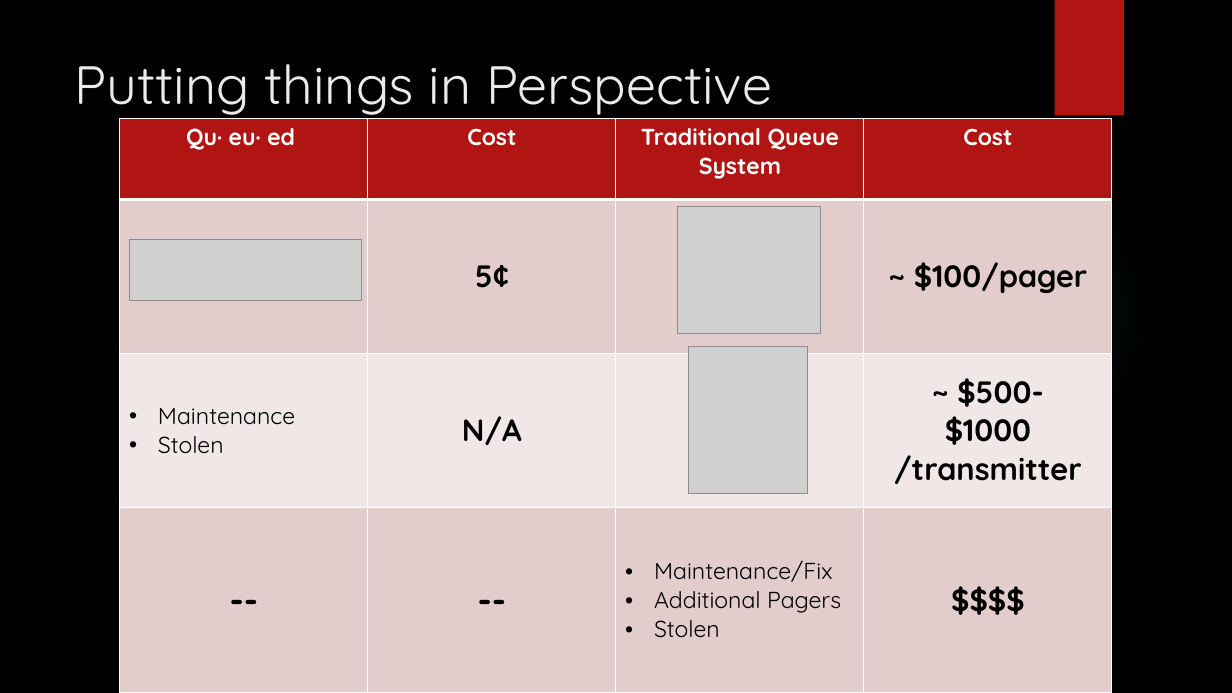
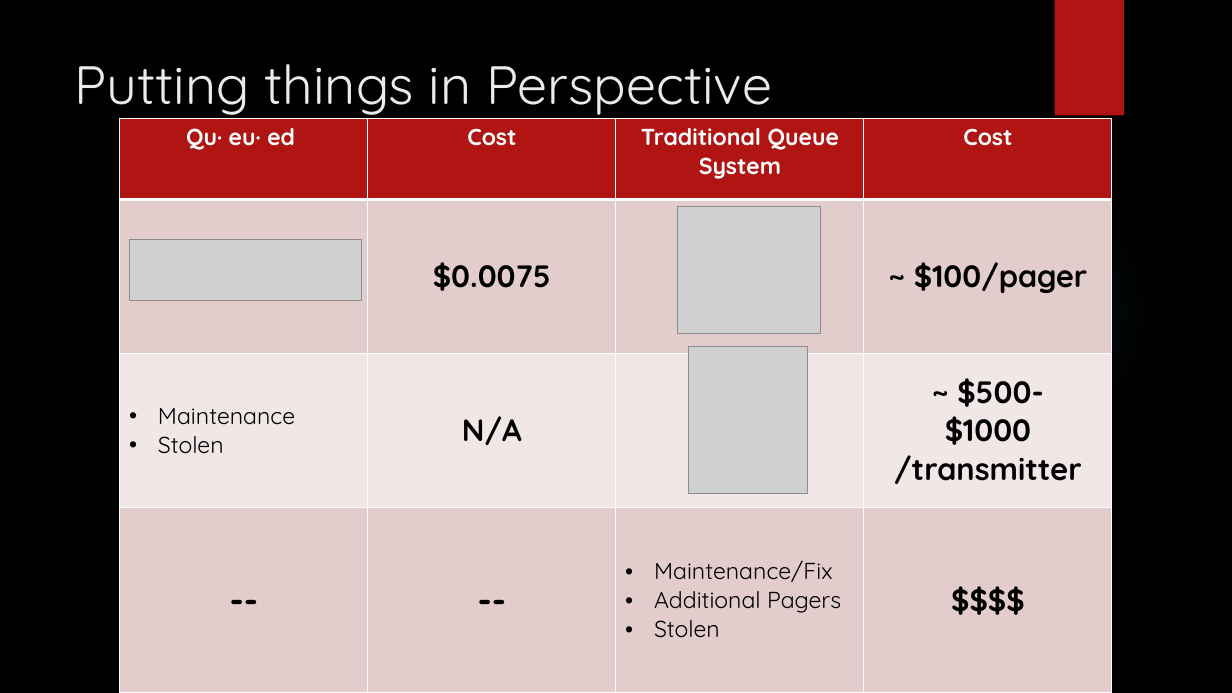
Before and after one commit to Khechoyan-Yuri/db-mgmt, a slide deck: slide 3 of DB_Mgmt_Final_PPT.pptx. Drawn at 1232x693 pixels with LibreOffice and Linux fonts; fonts in the diff are those of the drawing; grey boxes stand for pictures; background and template pictures are left out. Boxes give left, top, right and bottom in pixels: in the first picture for what was removed or moved away, otherwise in the second. Text is boxed around its words. In the diff, an @@ line names an element or a change of style, - is before the commit and + after.

Commit message:
Modified Nav Bar Image & Modified PPT

```diff
--- a/DB_Mgmt_Final_PPT.pptx
+++ b/DB_Mgmt_Final_PPT.pptx
@@ table at (x1=120, y1=118, x2=1111, y2=681) @@
-row 2, column 2: 5¢
+row 2, column 2: $0.0075
```
Also in this commit, not shown: 3 other files.
